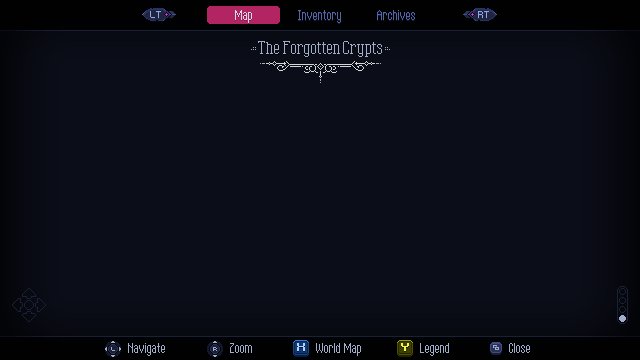
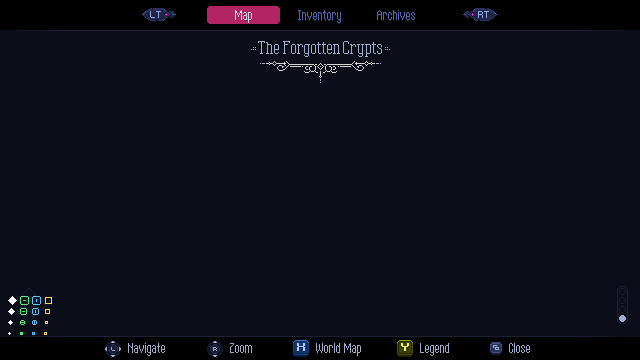
Layers edited between the first and the second w=640, h=360 image:
added layer "marker_door_2" above "marker_door_1" over [left=45, top=309, right=50, bottom=314]
added layer "marker_door_1" above "marker_portal_4" over [left=45, top=297, right=52, bottom=304]
added layer "marker_portal_3" above "marker_portal_2" over [left=32, top=320, right=37, bottom=325]
added layer "marker_portal_2" above "marker_portal_1" over [left=32, top=308, right=39, bottom=315]
added layer "marker_portal_1" above "marker_checkpoint_4" over [left=32, top=296, right=41, bottom=305]
added layer "marker_checkpoint_3" above "marker_checkpoint_2" over [left=20, top=320, right=25, bottom=325]
added layer "marker_checkpoint_2" above "marker_checkpoint_1" over [left=20, top=308, right=27, bottom=315]
added layer "marker_checkpoint_1" above "marker_player_4" over [left=20, top=296, right=29, bottom=305]
added layer "marker_player_3" above "marker_player_2" over [left=8, top=320, right=13, bottom=325]
added layer "marker_player_2" above "marker_player_1" over [left=8, top=308, right=15, bottom=315]
added layer "marker_player_1" above "previous_menu_1" over [left=8, top=296, right=17, bottom=305]